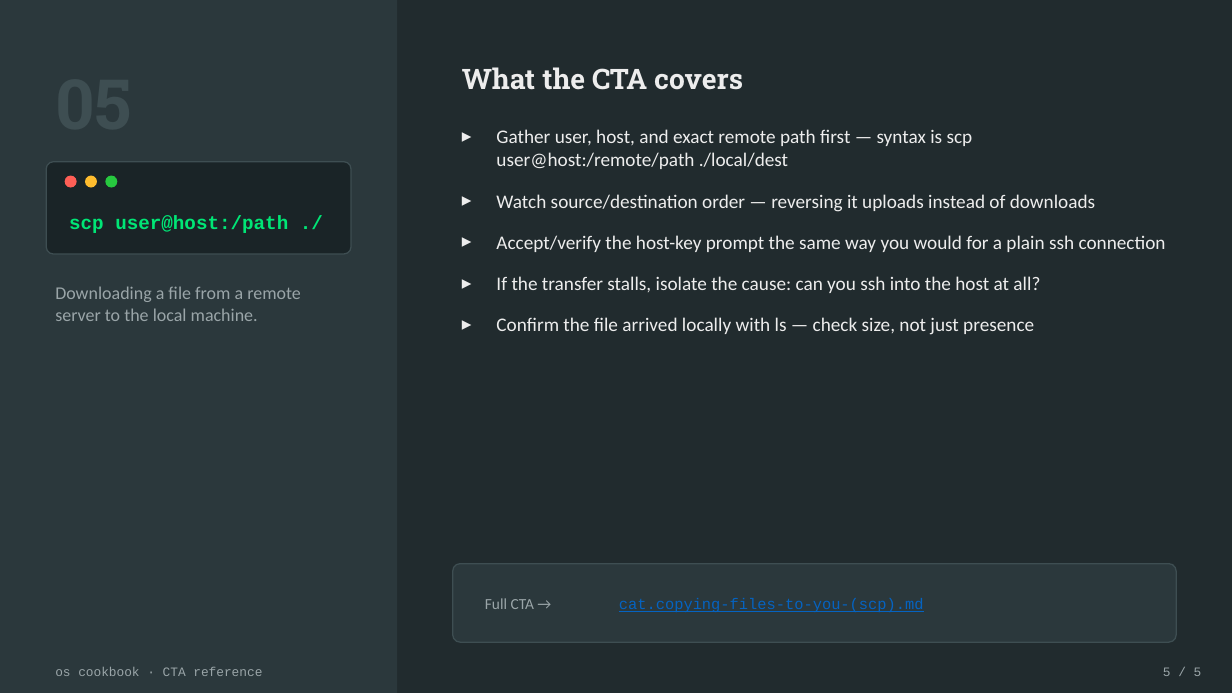
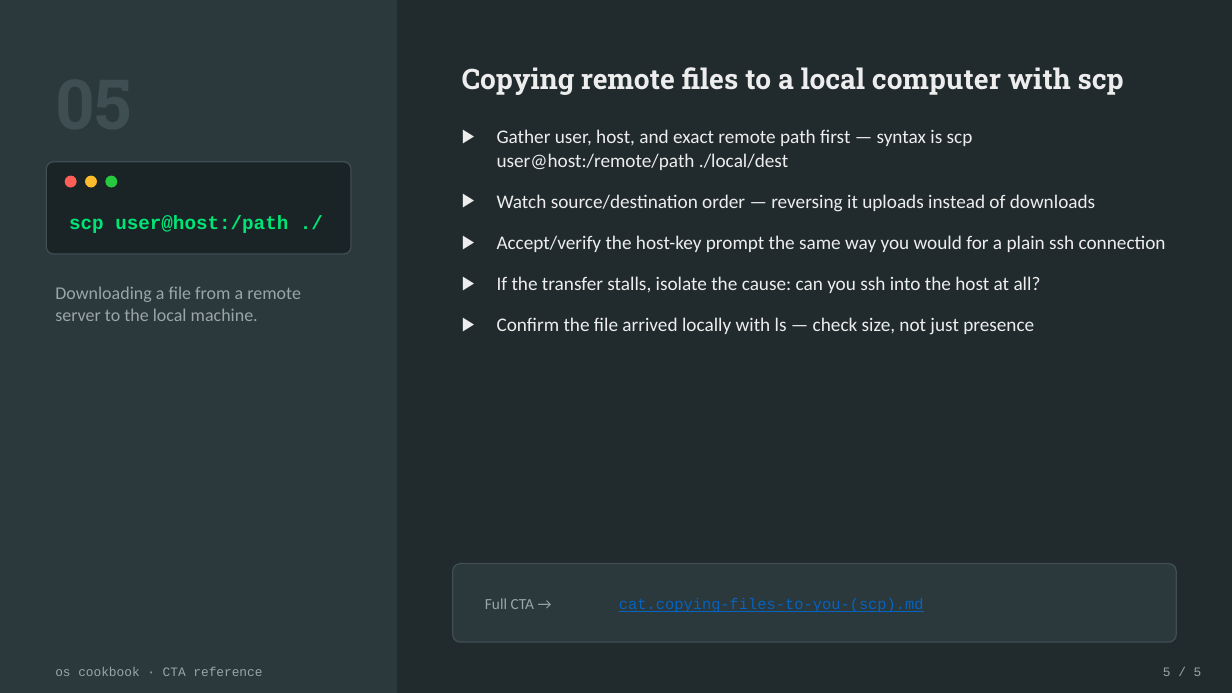
Before and after one commit to carteras/cookbook, a slide deck: slide 6 of os/lectures/11.S2.week1.1-operator-basics.pptx. Drawn at 1232x693 pixels with LibreOffice and Linux fonts; fonts in the diff are those of the drawing. Boxes give left, top, right and bottom in pixels: in the first picture for what was removed or moved away, otherwise in the second. Text is boxed around its words. In the diff, an @@ line names an element or a change of style, - is before the commit and + after.

```diff
--- a/os/lectures/11.S2.week1.1-operator-basics.pptx
+++ b/os/lectures/11.S2.week1.1-operator-basics.pptx
@@ text at box(462, 67, 1124, 95): text changed @@
-What the CTA covers
+Copying remote files to a local computer with scp
@@ text "Gather user, host, and exact ..." at box(497, 129, 1166, 335): bullet ▸ to ▶ @@
```
Also in this commit, not shown: 4 other slides changed.
